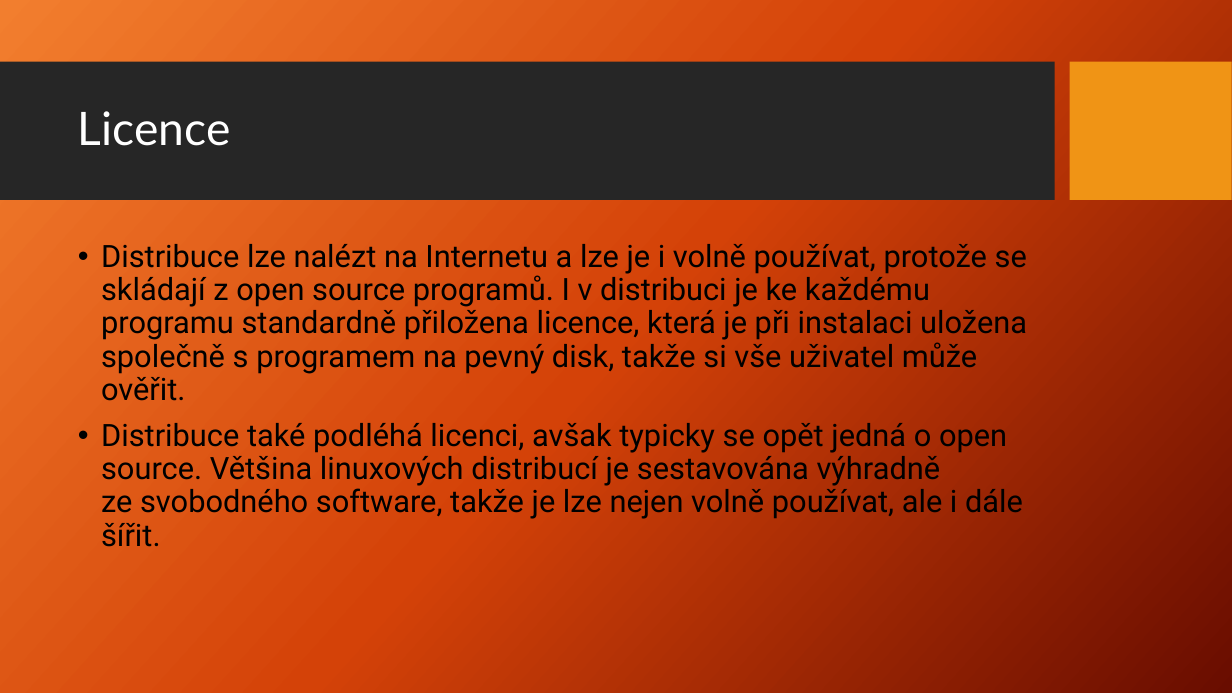
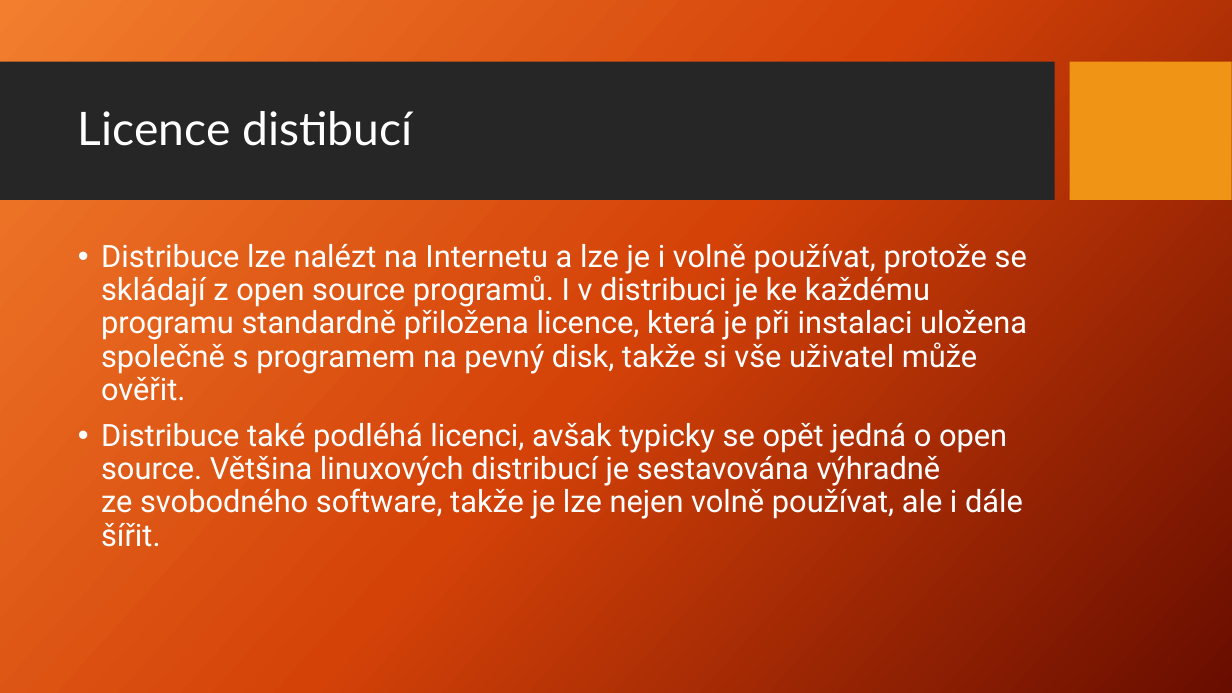
Before and after one commit to Jakub-Benes/Prezentace, a slide deck: slide 11 of Linux.pptx (slide 9 before the commit). Drawn at 1232x693 pixels with LibreOffice and Linux fonts; fonts in the diff are those of the drawing; background and template pictures are left out. Boxes give left, top, right and bottom in pixels: in the first picture for what was removed or moved away, otherwise in the second. Text is boxed around its words. In the diff, an @@ line names an element or a change of style, - is before the commit and + after.

```diff
--- a/Linux.pptx
+++ b/Linux.pptx
@@ title at (78,111,412,146): text changed @@
-Licence
+Licence distibucí
@@ text "Distribuce lze nalézt na Internetu ..." at (101,244,1027,547): text colour #000000 to #FFFFFF @@
```
Also in this commit, not shown: 7 other slides changed, 5 slides added, 1 slide removed.
